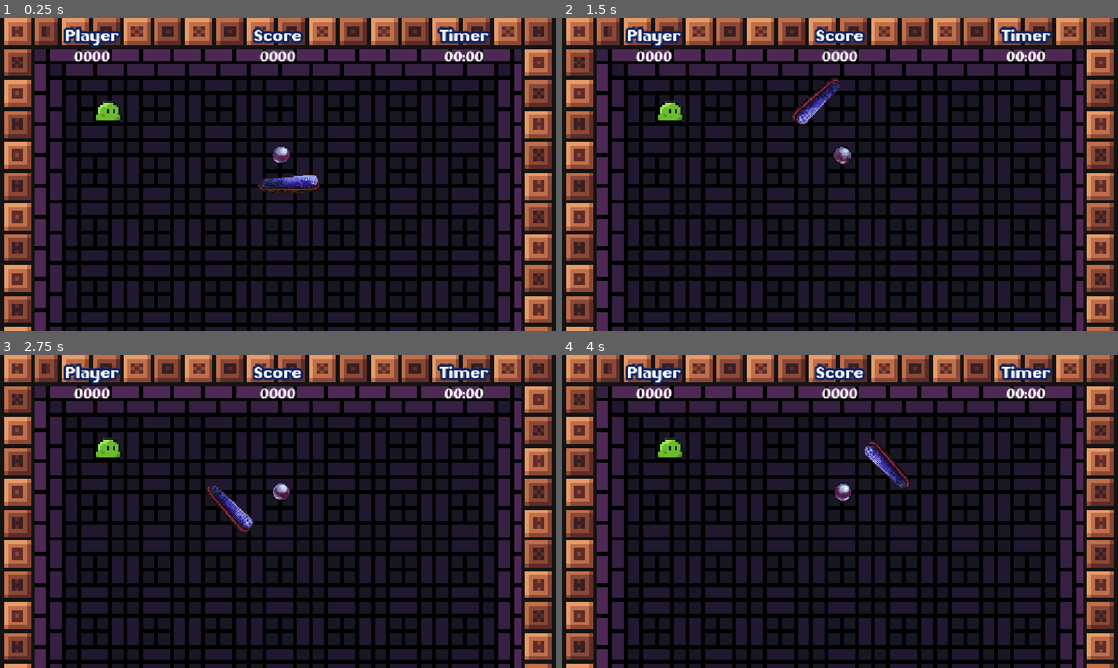
Above: before the commit, frames 1-4 (two rows, left to right).
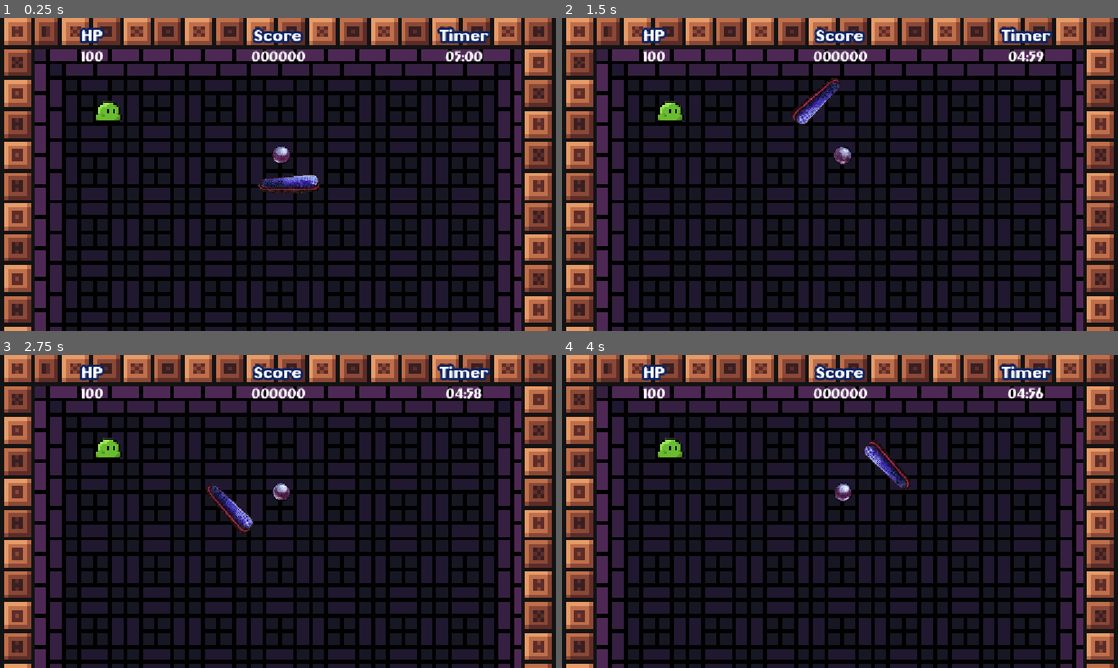
Above: after the commit, the same moments.

Repository: Edu-Dev12/Pinball_Survivor
Game: Godot game, scene res://Scenes/Level/Manager/game_manager.tscn
The game is run twice, just before and just after one commit, with the same random seed, the same clock (stepped at 60 frames per second) and the same inputs.
Inputs:
- Up to frame 1 (0.25 s): no input
- Up to frame 2 (1.5 s): tap Enter at 0.5 s; hold D (Right) 0.53-1.28 s; hold S (Down) from 1.28 s (still down)
- Up to frame 3 (2.75 s): release S (Down) at 2.03 s; hold D (Right) from 2.03 s (still down)
- Up to frame 4 (4 s): release D (Right) at 2.78 s; hold W (Up) 2.78-3.53 s; hold A (Left) from 3.53 s (still down)

The runs differ from the first frame. In frame 1, 1.0% of the frame differs, in the area x 11-87%, y 2-14%; in frame 2, 1.0%; in frame 3, 1.0%; in frame 4, 1.0%.
Error in both runs: Invalid access to property or key 'ENEMY_GROUP' on a base object of type 'Nil'. (res://Scripts/Entity/Enemy/enemy.gd:13)

Commit message:
UI Funcional

Diff:
--- a/rhythm-game/Scenes/UI/ui.tscn
+++ b/rhythm-game/Scenes/UI/ui.tscn
@@ -7,7 +7,7 @@
 [node name="UI" type="CanvasLayer" unique_id=726586338]
 script = ExtResource("1_de23q")
 
-[node name="UI Controller" type="Control" parent="." unique_id=1155357725]
+[node name="UIController" type="Control" parent="." unique_id=1155357725]
 layout_mode = 3
 anchors_preset = 15
 anchor_right = 1.0
@@ -15,7 +15,7 @@
 grow_horizontal = 2
 grow_vertical = 2
 
-[node name="UI" type="Control" parent="UI Controller" unique_id=324717189]
+[node name="UI" type="Control" parent="UIController" unique_id=324717189]
 layout_mode = 1
 anchors_preset = 15
 anchor_right = 1.0
@@ -24,7 +24,7 @@
 grow_vertical = 2
 script = ExtResource("2_c7mb3")
 
-[node name="MarginContainer" type="MarginContainer" parent="UI Controller/UI" unique_id=425369471]
+[node name="MarginContainer" type="MarginContainer" parent="UIController/UI" unique_id=425369471]
 layout_mode = 1
 anchors_preset = -1
 anchor_right = 1.0
@@ -33,14 +33,14 @@
 grow_horizontal = 2
 theme_override_constants/margin_top = 15
 
-[node name="HBoxContainer" type="HBoxContainer" parent="UI Controller/UI/MarginContainer" unique_id=1130467898]
+[node name="HBoxContainer" type="HBoxContainer" parent="UIController/UI/MarginContainer" unique_id=1130467898]
 layout_mode = 2
 
-[node name="Player" type="Control" parent="UI Controller/UI/MarginContainer/HBoxContainer" unique_id=294082661]
+[node name="Player" type="Control" parent="UIController/UI/MarginContainer/HBoxContainer" unique_id=294082661]
 layout_mode = 2
 size_flags_horizontal = 3
 
-[node name="VBoxContainer" type="VBoxContainer" parent="UI Controller/UI/MarginContainer/HBoxContainer/Player" unique_id=862588738]
+[node name="VBoxContainer" type="VBoxContainer" parent="UIController/UI/MarginContainer/HBoxContainer/Player" unique_id=862588738]
 layout_mode = 1
 anchors_preset = 5
 anchor_left = 0.5
@@ -50,15 +50,18 @@
 offset_bottom = 86.0
 grow_horizontal = 2
 
-[node name="PlayerLabel" type="Label" parent="UI Controller/UI/MarginContainer/HBoxContainer/Player/VBoxContainer" unique_id=1803110803]
+[node name="PlayerHPLabel" type="Label" parent="UIController/UI/MarginContainer/HBoxContainer/Player/VBoxContainer" unique_id=1803110803]
 layout_mode = 2
 theme_override_colors/font_outline_color = Color(0.047058824, 0.13725491, 0.3764706, 1)
 theme_override_constants/outline_size = 20
 theme_override_fonts/font = ExtResource("1_ahcct")
 theme_override_font_sizes/font_size = 30
-text = "Player"
+text = "HP"
+horizontal_alignment = 1
+vertical_alignment = 1
 
-[node name="HP" type="Label" parent="UI Controller/UI/MarginContainer/HBoxContainer/Player/VBoxContainer" unique_id=597830291]
+[node name="PlayerHP" type="Label" parent="UIController/UI/MarginContainer/HBoxContainer/Player/VBoxContainer" unique_id=597830291]
+unique_name_in_owner = true
 layout_mode = 2
 theme_override_fonts/font = ExtResource("1_ahcct")
 theme_override_font_sizes/font_size = 25
@@ -66,11 +69,11 @@
 horizontal_alignment = 1
 vertical_alignment = 1
 
-[node name="Score" type="Control" parent="UI Controller/UI/MarginContainer/HBoxContainer" unique_id=984627844]
+[node name="Score" type="Control" parent="UIController/UI/MarginContainer/HBoxContainer" unique_id=984627844]
 layout_mode = 2
 size_flags_horizontal = 3
 
-[node name="VBoxContainer" type="VBoxContainer" parent="UI Controller/UI/MarginContainer/HBoxContainer/Score" unique_id=1534280887]
+[node name="VBoxContainer" type="VBoxContainer" parent="UIController/UI/MarginContainer/HBoxContainer/Score" unique_id=1534280887]
 layout_mode = 1
 anchors_preset = 5
 anchor_left = 0.5
@@ -80,15 +83,18 @@
 offset_bottom = 86.0
 grow_horizontal = 2
 
-[node name="ScoreLabel" type="Label" parent="UI Controller/UI/MarginContainer/HBoxContainer/Score/VBoxContainer" unique_id=784647452]
+[node name="ScoreLabel" type="Label" parent="UIController/UI/MarginContainer/HBoxContainer/Score/VBoxContainer" unique_id=784647452]
 layout_mode = 2
 theme_override_colors/font_outline_color = Color(0.047058824, 0.13725491, 0.3764706, 1)
 theme_override_constants/outline_size = 20
 theme_override_fonts/font = ExtResource("1_ahcct")
 theme_override_font_sizes/font_size = 30
 text = "Score"
+horizontal_alignment = 1
+vertical_alignment = 1
 
-[node name="ScorePoints" type="Label" parent="UI Controller/UI/MarginContainer/HBoxContainer/Score/VBoxContainer" unique_id=447686646]
+[node name="ScorePoints" type="Label" parent="UIController/UI/MarginContainer/HBoxContainer/Score/VBoxContainer" unique_id=447686646]
+unique_name_in_owner = true
 layout_mode = 2
 theme_override_fonts/font = ExtResource("1_ahcct")
 theme_override_font_sizes/font_size = 25
@@ -96,11 +102,11 @@
 horizontal_alignment = 1
 vertical_alignment = 1
 
-[node name="Timer" type="Control" parent="UI Controller/UI/MarginContainer/HBoxContainer" unique_id=846181602]
+[node name="Timer" type="Control" parent="UIController/UI/MarginContainer/HBoxContainer" unique_id=846181602]
 layout_mode = 2
 size_flags_horizontal = 3
 
-[node name="VBoxContainer" type="VBoxContainer" parent="UI Controller/UI/MarginContainer/HBoxContainer/Timer" unique_id=698485526]
+[node name="VBoxContainer" type="VBoxContainer" parent="UIController/UI/MarginContainer/HBoxContainer/Timer" unique_id=698485526]
 layout_mode = 1
 anchors_preset = 5
 anchor_left = 0.5
@@ -110,15 +116,18 @@
 offset_bottom = 86.0
 grow_horizontal = 2
 
-[node name="TimerLabel" type="Label" parent="UI Controller/UI/MarginContainer/HBoxContainer/Timer/VBoxContainer" unique_id=2096805837]
+[node name="TimerLabel" type="Label" parent="UIController/UI/MarginContainer/HBoxContainer/Timer/VBoxContainer" unique_id=2096805837]
 layout_mode = 2
 theme_override_colors/font_outline_color = Color(0.045932345, 0.13592553, 0.37594855, 1)
 theme_override_constants/outline_size = 20
 theme_override_fonts/font = ExtResource("1_ahcct")
 theme_override_font_sizes/font_size = 30
 text = "Timer"
+horizontal_alignment = 1
+vertical_alignment = 1
 
-[node name="TimerCountdown" type="Label" parent="UI Controller/UI/MarginContainer/HBoxContainer/Timer/VBoxContainer" unique_id=1338252964]
+[node name="TimerCountdown" type="Label" parent="UIController/UI/MarginContainer/HBoxContainer/Timer/VBoxContainer" unique_id=1338252964]
+unique_name_in_owner = true
 layout_mode = 2
 theme_override_fonts/font = ExtResource("1_ahcct")
 theme_override_font_sizes/font_size = 25
--- a/rhythm-game/Scripts/Components/CollisionComponents/collision_detector_component.gd
+++ b/rhythm-game/Scripts/Components/CollisionComponents/collision_detector_component.gd
@@ -18,4 +18,4 @@
 		var final_speed: float = current_speed + bonus_speed
 
 		rigidBody2D.linear_velocity = escape_direction * final_speed
-		body.queue_free()
+		body.die_by_player()
--- a/rhythm-game/Scripts/Entity/Enemy/enemy.gd
+++ b/rhythm-game/Scripts/Entity/Enemy/enemy.gd
@@ -29,6 +29,7 @@
 	if is_dead:
 		return
 	is_dead = true
+	Ui.remove_player_health(1)
 	queue_free()
 
 func die_by_player() -> void:
@@ -37,4 +38,5 @@
 	is_dead = true
 	if tween and tween.is_valid():
 		tween.kill()
+	Ui.add_score(100)
 	queue_free()
--- a/rhythm-game/Scripts/UI/ui.gd
+++ b/rhythm-game/Scripts/UI/ui.gd
@@ -1,2 +1,20 @@
 extends Control
 class_name UI
+
+@onready var player_hp: Label = %PlayerHP
+@onready var score_points: Label = %ScorePoints
+@onready var timer_countdown: Label = %TimerCountdown
+
+# --- PLAYER HP ---
+func set_player_health(health: int) -> void:
+	player_hp.text = str(health).pad_zeros(3)
+
+# --- SCORE ---
+func set_score(score: int) -> void:
+	score_points.text = str(score).pad_zeros(6)
+
+# --- TIMER (Formato MM:SS) ---
+func set_time(total_seconds: int) -> void:
+	var minutes := total_seconds / 60
+	var seconds := total_seconds % 60
+	timer_countdown.text = "%02d:%02d" % [minutes, seconds]
--- a/rhythm-game/Scripts/UI/ui_controller.gd
+++ b/rhythm-game/Scripts/UI/ui_controller.gd
@@ -1,70 +1,75 @@
 extends CanvasLayer
 
-#@onready var ui: UI = $UI_Controller/UI
-#@onready var timer: Timer
-#@onready var timer_enable := false
-#
-#func _ready() -> void:
-	#set_player_health(100)
-	#setup_timer()
-	#set_inital_time(300)
-#
-## Player
-#func set_player_health(new_player_health: int):
-	#ui.set_player_health(new_player_health)
-#
-#func add_player_health(heal_health: int):
-	#for i in range(heal_health):
-		#ui.add_player_health(1)
-		#await get_tree().create_timer(0.2).timeout
-#
-#func remove_player_health(damage_health: int):
-	#var current_health = ui.remove_player_health(damage_health)
-	#
-	#if current_health <= 0:
-		#stop_timer()
-		#var player = get_tree().get_first_node_in_group("player")
-		#player.death()
-#
-## Score
-#func add_score(score: int):
-	#ui.add_score(score)
-#
-## Timer
-#func set_inital_time(new_time: int):
-	#ui.set_time(new_time)
-#
-#func get_timer() -> int:
-	#return ui.get_time()
-#
-#func setup_timer():
-	#timer = Timer.new()
-	#timer.wait_time = 1.0
-	#timer.autostart = false
-	#timer.timeout.connect(timer_timeout)
-	#add_child(timer)
-#
-#func run_timer():
-	#if timer.is_stopped():
-		#timer.start()
-#
-#func stop_timer():
-	#timer.stop()
-	#
-#
-#func timer_timeout():
-	#var current_time = ui.decrease_time(1)
-			#
-	#if current_time < 30:
-		#pass
-		## AudioManager.play_sound_effect(TIME_SFX, "SFX", -5, 1,1)
-	#if current_time <= 0:
-		#
-		#var player = get_tree().get_first_node_in_group("player")
-		#player.death()
-		#Ui.stop_timer()
-		 #
-		#print("TEMPO ACABOU")
-#
-#func decrease_time(decrease_timer: int) -> int:
-	#return ui.decrease_time(decrease_timer)
+@onready var ui: UI = $UIController/UI
+
+var current_health: int = 100
+var current_score: int = 0
+var current_time: int = 300
+
+var timer: Timer
+
+func _ready() -> void:
+	setup_timer()
+	set_player_health(100)
+	set_initial_time(300)
+	add_score(0)
+	run_timer()
+
+# --- PLAYER ---
+func set_player_health(amount: int) -> void:
+	current_health = amount
+	ui.set_player_health(current_health)
+
+func add_player_health(heal_amount: int) -> void:
+	for i in range(heal_amount):
+		current_health += 1
+		ui.set_player_health(current_health)
+		await get_tree().create_timer(0.2).timeout
+
+func remove_player_health(damage_amount: int) -> void:
+	current_health = max(0, current_health - damage_amount)
+	ui.set_player_health(current_health)
+
+	if current_health <= 0:
+		kill_player()
+
+# --- SCORE ---
+func add_score(amount: int) -> void:
+	current_score += amount
+	ui.set_score(current_score)
+
+# --- TIMER ---
+func setup_timer() -> void:
+	timer = Timer.new()
+	timer.wait_time = 1.0
+	timer.autostart = false
+	timer.timeout.connect(_on_timer_timeout)
+	add_child(timer)
+
+func set_initial_time(seconds: int) -> void:
+	current_time = seconds
+	ui.set_time(current_time)
+
+func run_timer() -> void:
+	if timer.is_stopped():
+		timer.start()
+
+func stop_timer() -> void:
+	timer.stop()
+
+func _on_timer_timeout() -> void:
+	current_time -= 1
+	ui.set_time(current_time)
+
+	if current_time < 30:
+		pass # AudioManager.play_sound_effect(TIME_SFX, "SFX", -5, 1, 1)
+
+	if current_time <= 0:
+		kill_player()
+
+# --- AUXILIAR ---
+func kill_player() -> void:
+	stop_timer()
+	var player = get_tree().get_first_node_in_group("player")
+	if player and player.has_method("death"):
+		player.death()
--- a/rhythm-game/project.godot
+++ b/rhythm-game/project.godot
@@ -24,7 +24,7 @@
 AudioManager="*uid://biimlykjoq3x0"
 Global="*uid://1jqdj4y776tq"
 SignalManager="*uid://dw3fukwpg6503"
-Ui="uid://chgd83msiecgj"
+Ui="*uid://chgd83msiecgj"
 
 [display]
 
